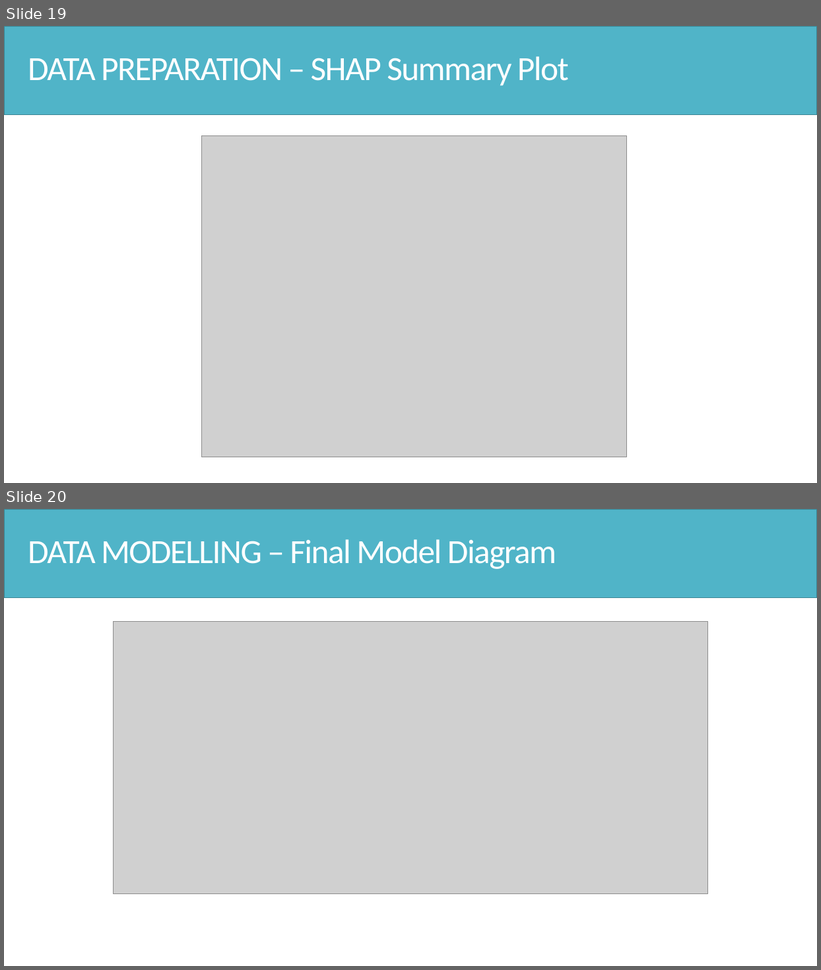
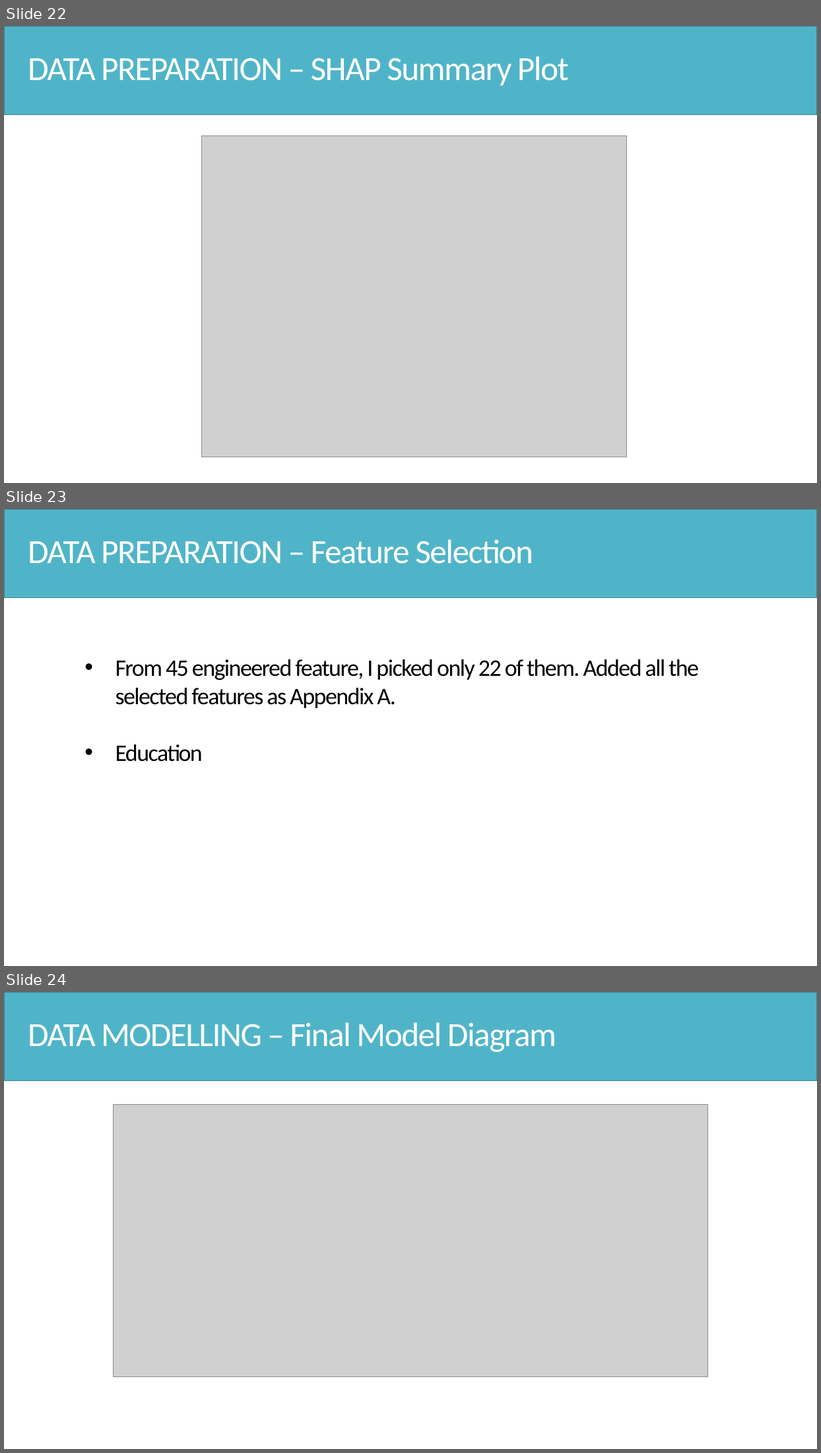
Before and after one commit to Hsgngr/dataiku_income_classification, a slide deck: Task_Presentation.pptx. Shown one above the other, each under a label of ours: slides 19 and 20 before the commit, slides 22, 23 and 24 after it. The pictures are 821x970 and 821x1453 pixels, drawn with LibreOffice and Linux fonts; fonts in the diff are those of the drawing; grey boxes stand for pictures. Boxes give left, top, right and bottom in pixels: in the first picture for what was removed or moved away, otherwise in the second. Text is boxed around its words. In the diff, an @@ line names an element or a change of style, - is before the commit and + after.

```diff
--- a/Task_Presentation.pptx
+++ b/Task_Presentation.pptx
@@ slide 23 added at <box>4,509,817,966</box>, background #FFFFFF @@
@@ rectangle added at <box>4,509,817,598</box>, fill #50B4C8, outline #3B8594 1 pt @@
@@ text added at <box>28,539,533,564</box>, 40 pt, text #FFFFFF @@
+DATA PREPARATION – Feature Selection
@@ text added at <box>116,659,699,762</box>, 28 pt, text #000000 @@
+• From 45 engineered feature, I picked only 22 of them. Added all the selected features as Appendix A.
+• Education
@@ what was slide 19 is now slide 22 @@
@@ what was slide 20 is now slide 24 @@
```
Also in this commit, not shown: 4 slides changed, 8 other slides added, 1 slide removed, 1 other file.
